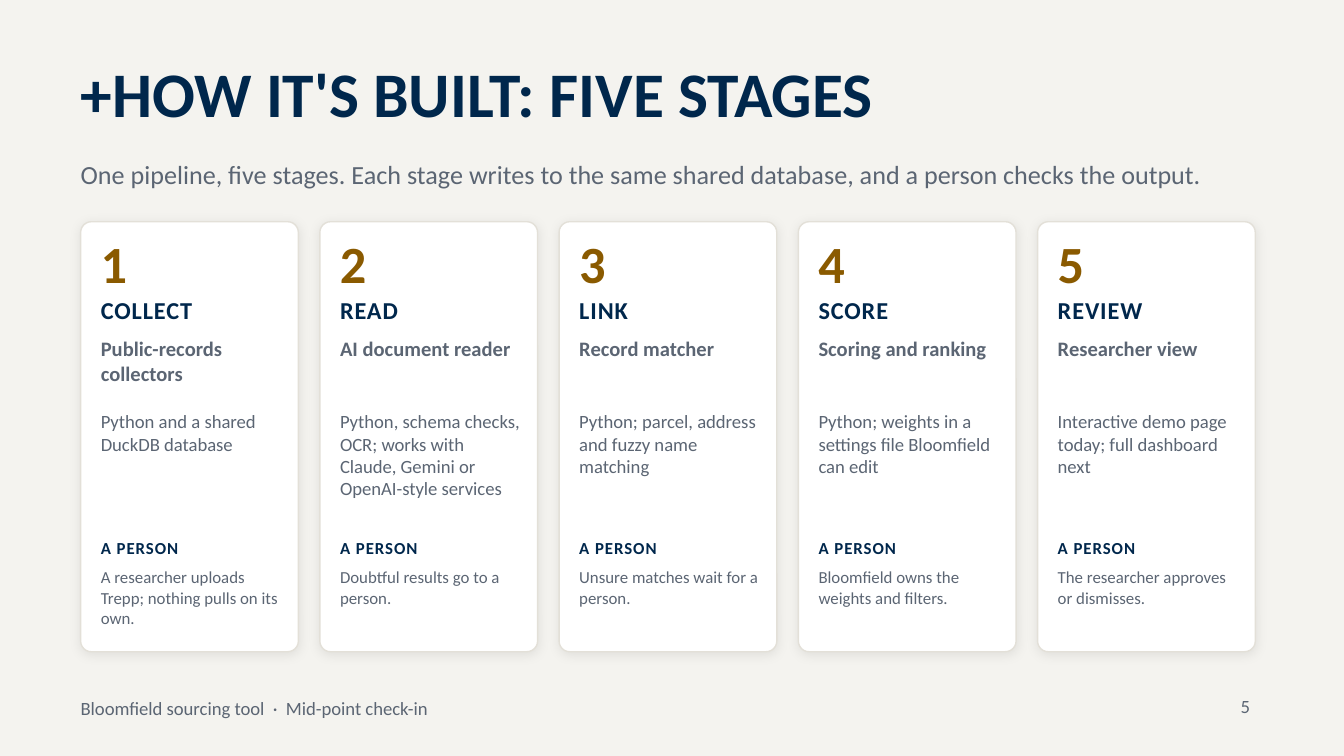
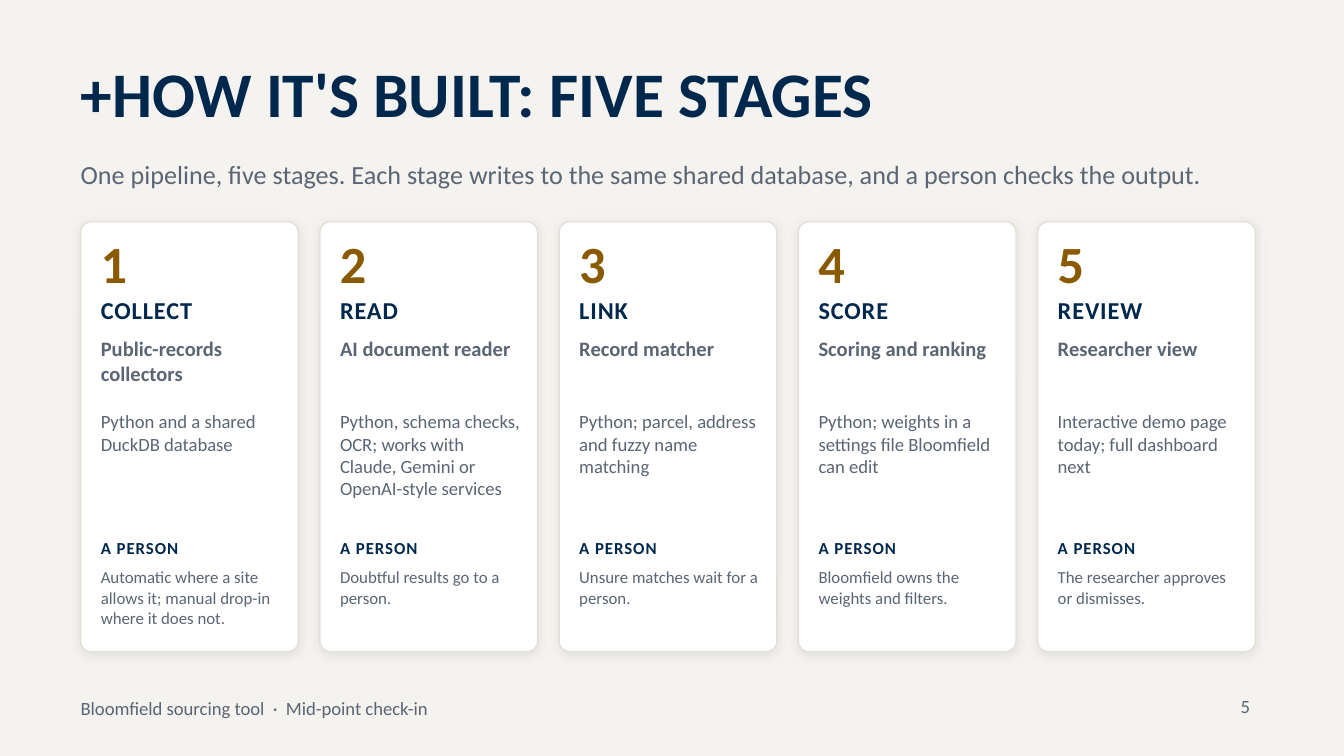
Before and after one commit to MaahikT/Bloomfield-Project-2, a slide deck: slide 5 of pipeline/demo/deck/Bloomfield_Midpoint_Deck.pptx. Drawn at 1344x756 pixels with LibreOffice and Linux fonts; fonts in the diff are those of the drawing. Boxes give left, top, right and bottom in pixels: in the first picture for what was removed or moved away, otherwise in the second. Text is boxed around its words. In the diff, an @@ line names an element or a change of style, - is before the commit and + after.

```diff
--- a/pipeline/demo/deck/Bloomfield_Midpoint_Deck.pptx
+++ b/pipeline/demo/deck/Bloomfield_Midpoint_Deck.pptx
@@ text at <box>101,571,270,624</box>: text changed @@
-A researcher uploads Trepp; nothing pulls on its own.
+Automatic where a site allows it; manual drop-in where it does not.
```
Also in this commit, not shown: 5 other slides changed, 13 other files.
